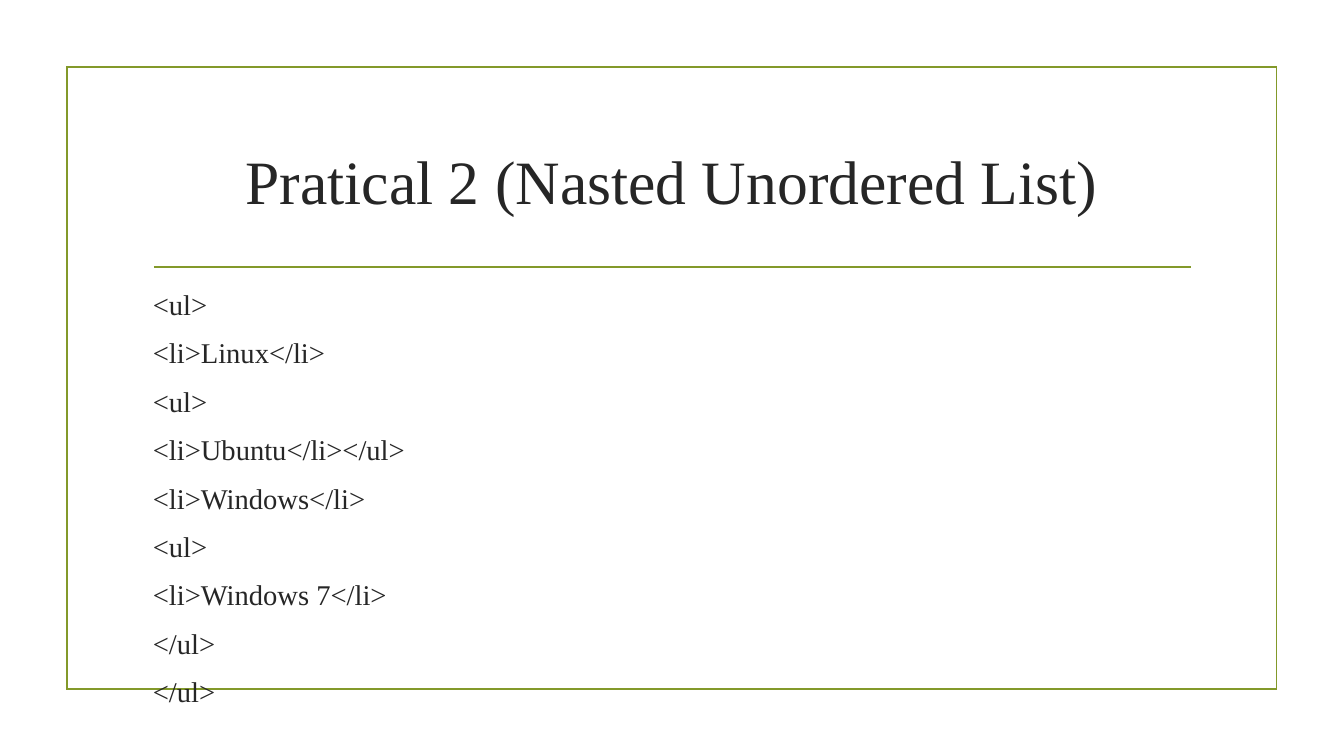
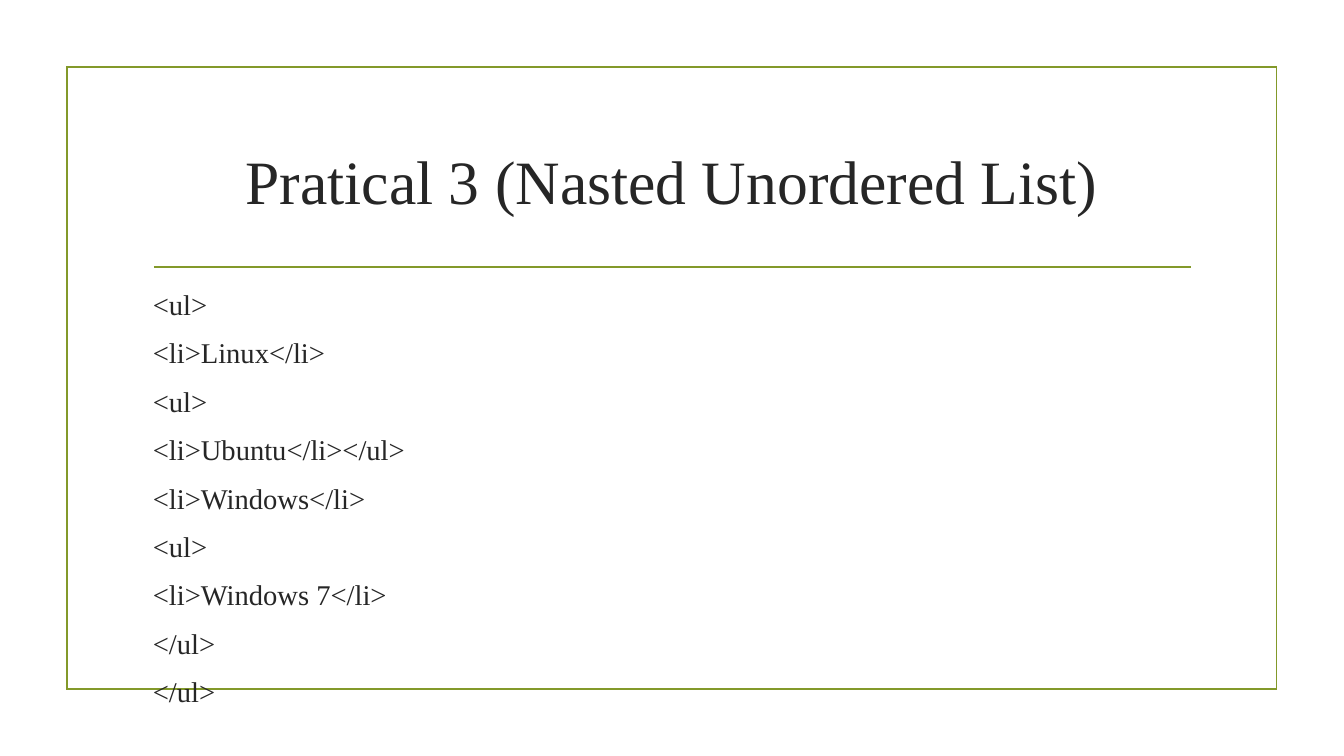
Before and after one commit to sagarshrestha81/FED, a slide deck: slide 22 of HTML.pptx. Drawn at 1344x756 pixels with LibreOffice and Linux fonts; fonts in the diff are those of the drawing; background and template pictures are left out. Boxes give left, top, right and bottom in pixels: in the first picture for what was removed or moved away, otherwise in the second. Text is boxed around its words. In the diff, an @@ line names an element or a change of style, - is before the commit and + after.

```diff
--- a/HTML.pptx
+++ b/HTML.pptx
@@ title at (246, 161, 1097, 216): text changed @@
-Pratical 2 (Nasted Unordered List)
+Pratical 3 (Nasted Unordered List)
```
Also in this commit, not shown: 5 other slides changed, 10 slides added, 1 other file.
